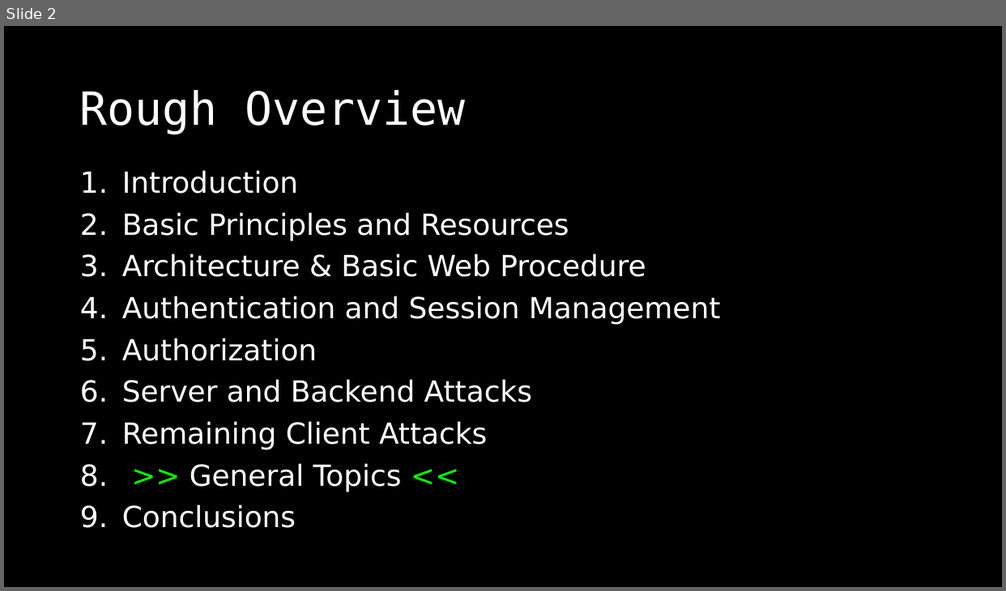
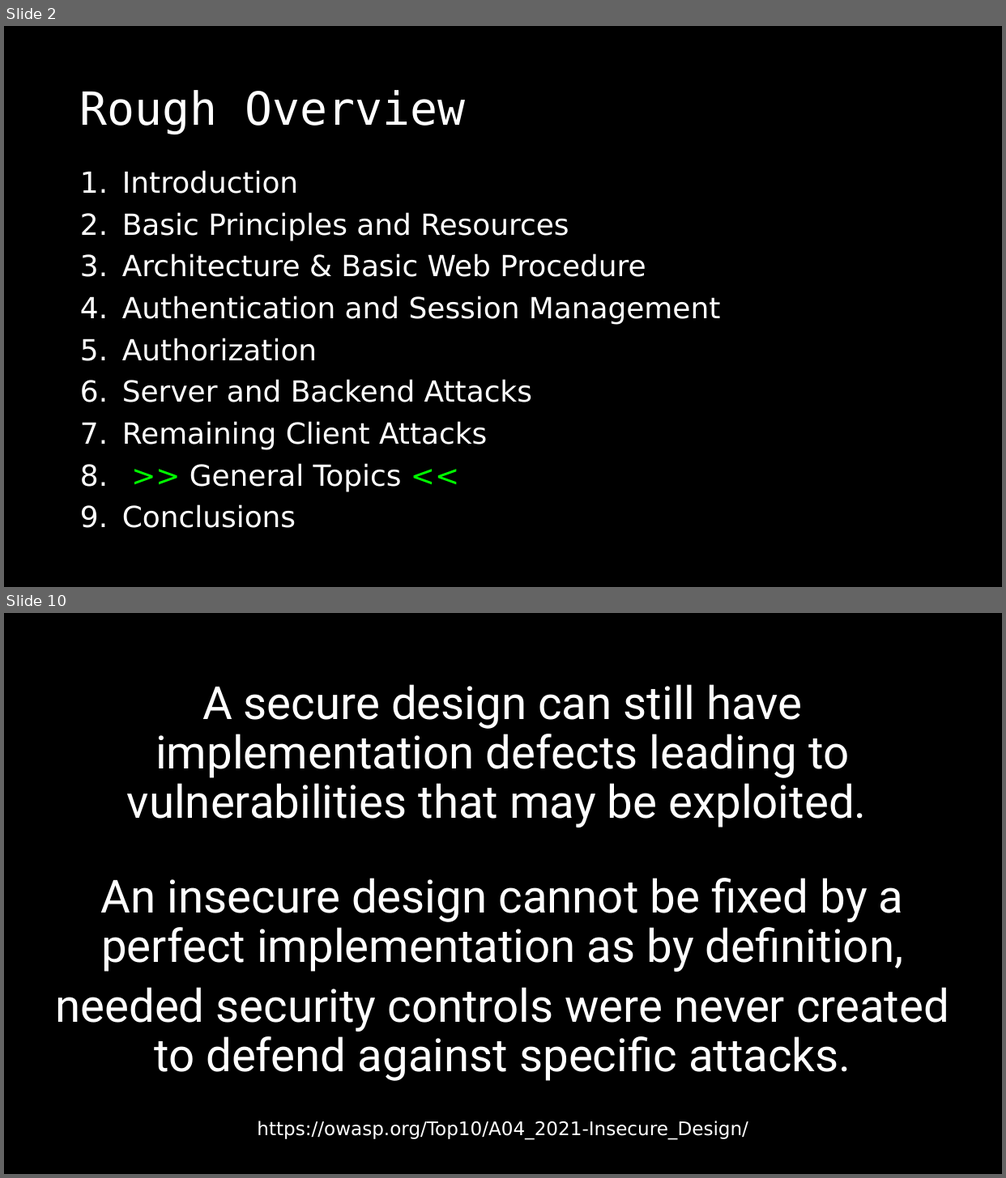
Before and after one commit to dschwarz91/websec-lecture, a slide deck: slides/8_General_Topics.pptx. Shown one above the other, each under a label of ours: slide 2 before the commit, slides 2 and 10 after it; the slides between them are not shown. The pictures are 1006x591 and 1006x1178 pixels, drawn with LibreOffice and Linux fonts; fonts in the diff are those of the drawing. Boxes give left, top, right and bottom in pixels: in the first picture for what was removed or moved away, otherwise in the second. Text is boxed around its words. In the diff, an @@ line names an element or a change of style, - is before the commit and + after.

Commit message:
Updated to Top 10 2021 - added secure design and replaced insec. deserialization with an integration chapter.

```diff
--- a/slides/8_General_Topics.pptx
+++ b/slides/8_General_Topics.pptx
@@ slide 10 added at <box>4,613,1002,1174</box>, background #000000 @@
@@ text added at <box>127,684,866,828</box>, 44 pt, text #FFFFFF @@
+A secure design can still have implementation defects leading to vulnerabilities that may be exploited.
@@ text added at <box>55,878,949,1081</box>, 44 pt, text #FFFFFF @@
+An insecure design cannot be fixed by a perfect implementation as by definition,
+needed security controls were never created to defend against specific attacks.
@@ text added at <box>257,1121,748,1140</box>, 18 pt, text #FFFFFF @@
+https://owasp.org/Top10/A04_2021-Insecure_Design/
```
Also in this commit, not shown: 36 slides changed, 36 other slides added, 3 other files.
